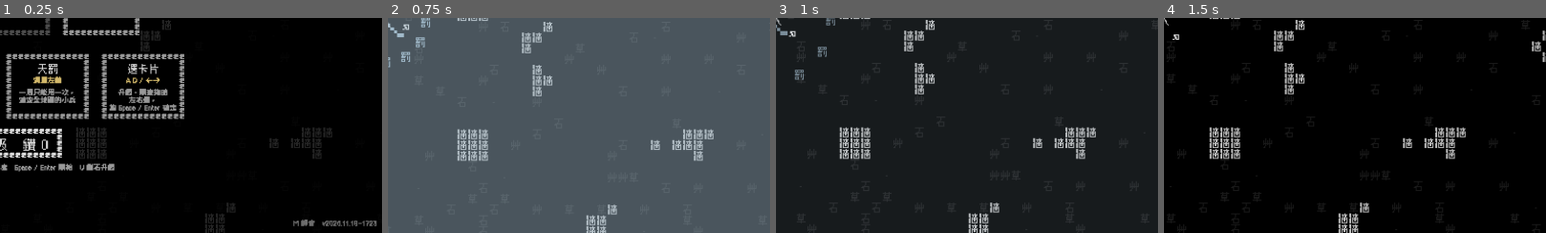
Above: before the commit, frames 1-4 (left to right).
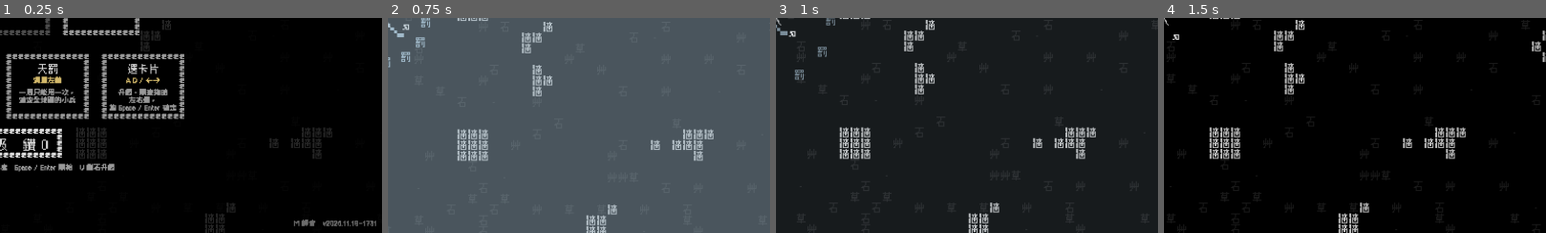
Above: after the commit, the same moments.

Repository: Scottcw1006/text-survivors
Game: Godot game, scene res://main.tscn
Two runs of this game, one before a commit and one after it. Both use one fixed random seed, a clock stepped at 60 frames per second and the inputs below. Sound files missing from this copy of the repository are replaced by a short silence.
Inputs (mouse positions are % of the whole screen's width and height, from its top left):
- Up to frame 1 (0.25 s): no input
- Up to frame 2 (0.75 s): tap Enter at 0.5 s; move the mouse to (72, 45) at 0.52 s; hold Right (move_right) from 0.53 s (still down); tap Space (confirm) at 0.6 s; click (72, 45) at 0.67 s
- Up to frame 3 (1 s): keep holding Right (move_right)
- Up to frame 4 (1.5 s): release Right (move_right) at 1.25 s; drag from (30, 55) to (45, 70) at 1.27 s
The pictures show only the part of the screen within x 50-100%, y 50-100%; the shares and areas given below are measured in that part.

The runs differ from the first frame. In frame 1, 0.3% of the frame differs, in the area x 76-99%, y 93-97%; in frame 2, nothing differs; in frame 3, nothing differs; in frame 4, nothing differs.

Commit message:
鑽石升級的穿、廣合併成一項；廣每級讓斬擊波多穿透 1 個
Co-Authored-By: Claude Opus 5.5 <noreply@anthropic.com>

Diff:
--- a/main.gd
+++ b/main.gd
@@ -266,7 +266,7 @@
 			"分身傷害\n提高到 100%",
 			"繼承本體：\n分身使用本體的\n攻擊力與招式\n（刀法、斬擊波、\n落地震）"]},
 		"彈": {"name": "斬擊波", "desc": ["",
-			"斬擊波：\n自動射出斬擊波，\n飛 8 格，\n可穿透 2 個敵人",
+			"斬擊波：\n自動射出斬擊波，\n飛 8 格，\n可穿透 2 個敵人\n（「廣」每級 +1）",
 			"大斬擊波：\n兩倍大",
 			"四方斬擊：\n同時往四個方向\n射出大斬擊波",
 			"四連斬擊：\n快速連射 4 道\n大斬擊波，\n飛 15 格，鎖定\n最近 4 個敵人",
@@ -283,7 +283,7 @@
 	{"id": "power",  "icon": "力", "name": "攻擊力",   "desc": "傷害 +20%", "who": "all"},
 	{"id": "haste",  "icon": "疾", "name": "攻擊速度", "desc": "攻擊速度 +15%", "who": "all"},
 	{"id": "pierce", "icon": "穿", "name": "穿透",     "desc": "子彈多穿過\n1 個敵人；\n砲傷害 +25%", "who": "人"},
-	{"id": "reach",  "icon": "廣", "name": "斬擊範圍", "desc": "斬擊距離 +20%", "who": "刀"},
+	{"id": "reach",  "icon": "廣", "name": "斬擊範圍", "desc": "斬擊距離 +20%；\n斬擊波多穿過\n1 個敵人", "who": "刀"},
 	{"id": "speed",  "icon": "速", "name": "移動速度", "desc": "移動速度 +12%", "who": "all"},
 	{"id": "vital",  "icon": "體", "name": "體魄",     "desc": "每秒回 0.1 血", "who": "all"},
 	{"id": "magnet", "icon": "磁", "name": "吸金",     "desc": "吸金範圍 +35%", "who": "all"},
@@ -756,7 +756,10 @@
 	for u: Dictionary in UPGRADES:
 		if u.who != "all" and u.who != who:
 			continue
-		for i in Meta.level("up_" + u.id):
+		var key: String = "up_" + u.id
+		if u.id == "pierce" or u.id == "reach":
+			key = "up_pierce_reach"   # 穿、廣共用同一項鑽石升級
+		for i in Meta.level(key):
 			_apply_upgrade(u.id)
 	rerolls_left = Meta.rerolls()
 	pending_power += Meta.level("chest")
@@ -2191,6 +2194,7 @@
 	w.node.font_size = WaveFx.BIG_SIZE if big else WaveFx.FONT_SIZE
 	w.node.position = atk_from + w.dir * 20.0
 	w.scale = atk_scale
+	w.pierce = WAVE_PIERCE + int(upgrade_levels.get("reach", 0))   # 「廣」每級多穿 1 個
 	w.node.rotation = angle
 	w.node.z_index = 5
 	add_child(w.node)
--- a/meta.gd
+++ b/meta.gd
@@ -16,8 +16,8 @@
 const ITEMS := [
 	{"id": "up_power",  "icon": "力", "name": "攻擊力",   "max": 3, "cost": [1, 1, 1]},
 	{"id": "up_haste",  "icon": "疾", "name": "攻擊速度", "max": 3, "cost": [1, 1, 1]},
-	{"id": "up_pierce", "icon": "穿", "name": "穿透",     "max": 3, "cost": [1, 1, 1], "who": "人"},
-	{"id": "up_reach",  "icon": "廣", "name": "斬擊範圍", "max": 3, "cost": [1, 1, 1], "who": "刀"},
+	# 穿／廣：同一項，人開局升「穿」、刀開局升「廣」
+	{"id": "up_pierce_reach", "icon": "穿", "name": "穿透／斬擊範圍", "max": 3, "cost": [1, 1, 1]},
 	{"id": "up_speed",  "icon": "速", "name": "移動速度", "max": 3, "cost": [1, 1, 1]},
 	{"id": "up_vital",  "icon": "體", "name": "體魄",     "max": 3, "cost": [1, 1, 1]},
 	{"id": "up_magnet", "icon": "磁", "name": "吸金",     "max": 3, "cost": [1, 1, 1]},
@@ -40,6 +40,15 @@
 		return
 	tokens = int(cfg.get_value("meta", "tokens", 0))
 	levels = cfg.get_value("meta", "levels", {})
+	# 舊存檔：穿、廣原本分開，合併成一項（取比較高的那個，另一個退回鑽）
+	if levels.has("up_pierce") or levels.has("up_reach"):
+		var a := int(levels.get("up_pierce", 0))
+		var b := int(levels.get("up_reach", 0))
+		levels["up_pierce_reach"] = maxi(maxi(a, b), int(levels.get("up_pierce_reach", 0)))
+		tokens += mini(a, b)
+		levels.erase("up_pierce")
+		levels.erase("up_reach")
+		save()
 
 
 static func save() -> void:
--- a/meta_menu.gd
+++ b/meta_menu.gd
@@ -82,7 +82,10 @@
 		if on:
 			draw_rect(r, Color(1, 1, 1, 0.08))
 		_row_rects.append(_scaled(r, k))
-		_text(it.icon, Vector2(o.x + 70.0, y), 33, c, true)
+		var icon: String = it.icon
+		if it.id == "up_pierce_reach":
+			icon = "廣" if who == "刀" else "穿"   # 刀看到的是「廣」，人看到的是「穿」
+		_text(icon, Vector2(o.x + 70.0, y), 33, c, true)
 		_text(it.name, Vector2(o.x + 110.0, y), 33, c, false)
 		var bar := "■".repeat(lv) + "□".repeat(it.max - lv)
 		_text(bar, Vector2(o.x + w * 0.62, y), 33, COLOR_MAX if cost < 0 else c, true)
--- a/version.gd
+++ b/version.gd
@@ -1,2 +1,2 @@
 ## 由 build_web.sh 自動產生，不要手改
-const TEXT := "v2026.11.18-1723"
+const TEXT := "v2026.11.18-1731"
Renamed: docs/game_20261118-172353.apple-touch-icon.png -> docs/game_20261118-173118.apple-touch-icon.png
Renamed: docs/game_20261118-172353.icon.png -> docs/game_20261118-173118.icon.png
Renamed: docs/game_20261118-172353.png -> docs/game_20261118-173118.png
Not shown, removed: docs/game_20261118-172152.pck
Not shown, added: docs/game_20261118-173118.audio.position.worklet.js
Not shown, added: docs/game_20261118-173118.audio.worklet.js
Not shown, added: docs/game_20261118-173118.js
Not shown, added: docs/game_20261118-173118.pck
Not shown, added: docs/game_20261118-173118.wasm
